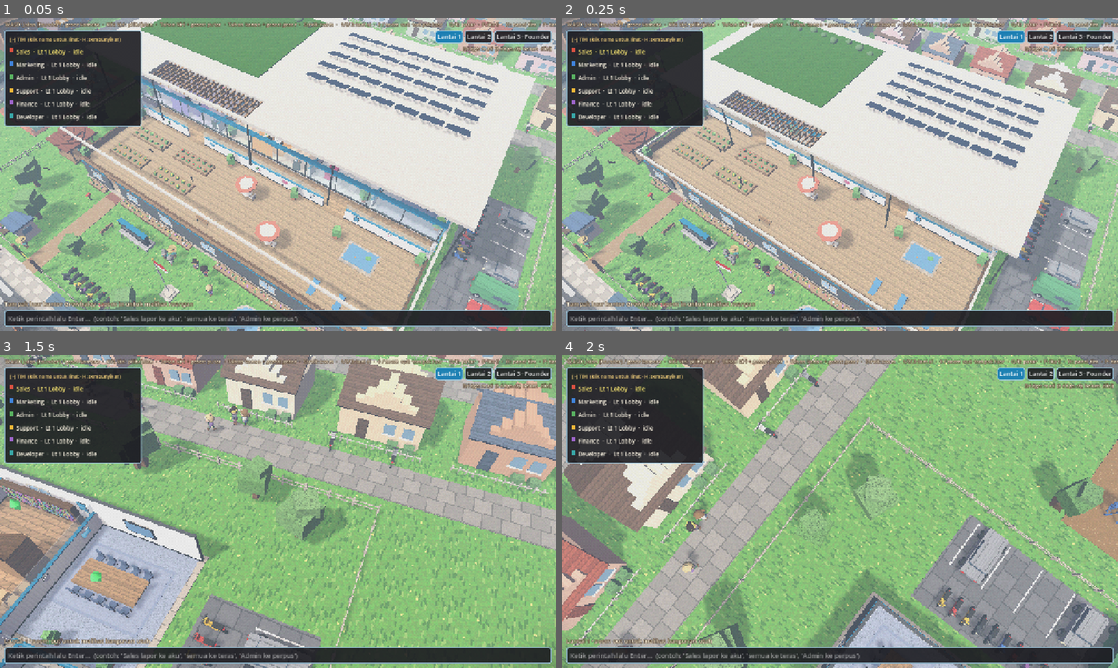
Above: before the commit, frames 1-4 (two rows, left to right).
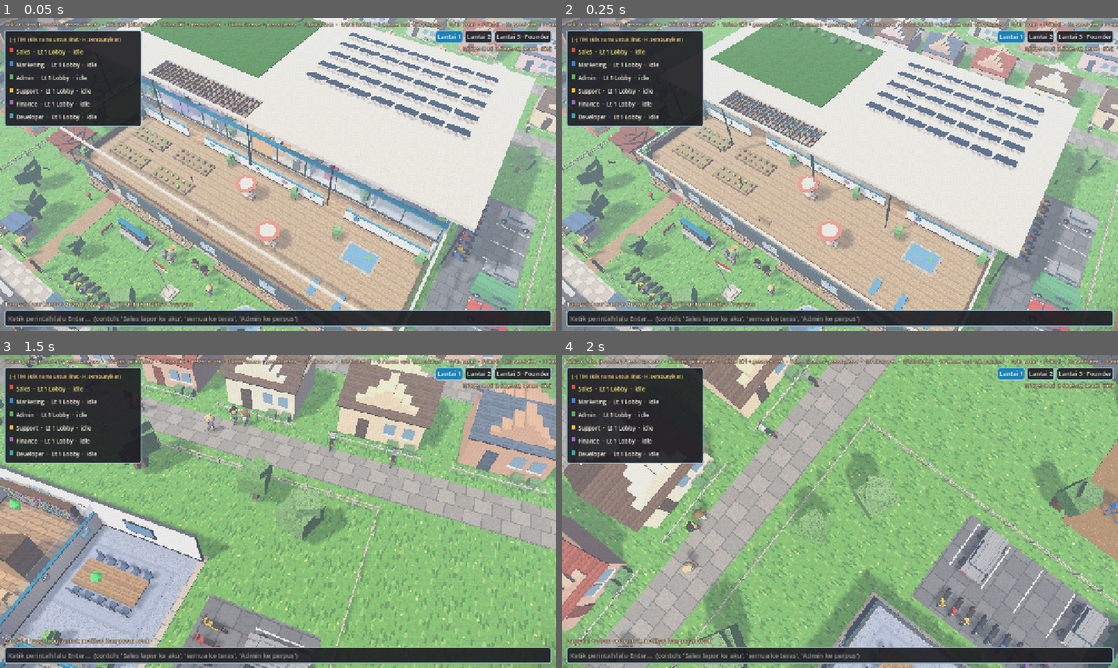
Above: after the commit, the same moments.

Repository: growhaleystudio-create/virtual-office
Game: Godot game, scene res://main.tscn
Two runs of this game, one before a commit and one after it. Both use one fixed random seed, a clock stepped at 60 frames per second and the inputs below.
Inputs (mouse positions are in pixels of both pictures, inside the frame that each line leads up to):
- Up to frame 1 (0.05 s): no input
- Up to frame 2 (0.25 s): no input
- Up to frame 3 (1.5 s): tap Enter at 0.5, 0.6 s; move the mouse to (400, 495) at 0.52 s; hold Right 0.53-1.25 s; click (400, 495) at 0.67 s; drag from (166, 527) to (250, 574) at 1.27 s
- Up to frame 4 (2 s): no input

The runs differ from the first frame. In frame 1, less than 0.1% of the frame differs, in the area x 31-69%, y 15-56%; in frame 2, nothing differs; in frame 3, less than 0.1%; in frame 4, nothing differs.

Commit message:
Tamu: sembunyikan kontrol khusus founder (Perintah, Video Meeting, input chat, lantai terkunci) & Sales Sawit hanya untuk pemilik bot; pilihan gender karakter tamu (sinkron multiplayer); Angga & founder lain pakai gaya rambut sesuai gender; Lt3 koridor dilebarkan agar tangga tidak menabrak dinding; lukisan lobby tidak menimpa jendela
Co-Authored-By: Claude Opus 5.5 <noreply@anthropic.com>

Diff:
--- a/agent.gd
+++ b/agent.gd
@@ -110,10 +110,25 @@
 	return Time.get_ticks_msec() / 1000.0
 
 
-func setup(p_name: String, shirt: Color, hair: Color) -> void:
+## Gaya rambut per gender: cowok = jabrik, topi jerami, bandana, pendek rapi;
+## cewek = kuncir kuda, sanggul, kuncir dua, panjang terurai.
+const STYLES_M := [6, 1, 5, 3]
+const STYLES_F := [7, 0, 2, 4]
+
+
+## Pilih gaya rambut untuk gender "m" / "f" (n = angka acak/urutan); selain itu -1 (bebas).
+static func style_for(gender: String, n: int) -> int:
+	if gender == "m":
+		return STYLES_M[absi(n) % STYLES_M.size()]
+	if gender == "f":
+		return STYLES_F[absi(n) % STYLES_F.size()]
+	return -1
+
+
+func setup(p_name: String, shirt: Color, hair: Color, look := -1) -> void:
 	agent_name = p_name
 	shirt_color = shirt
-	var style := _count % 6
+	var style := look if look >= 0 else _count % 6
 	_count += 1
 	Look.snap = true
 	_rig = Node3D.new()
@@ -122,7 +137,7 @@
 
 	var skin := Color(1.0, 0.84, 0.70)
 	var pants: Color = [Color(0.32, 0.42, 0.62), Color(0.45, 0.32, 0.22), Color(0.30, 0.45, 0.32),
-		Color(0.55, 0.40, 0.30), Color(0.28, 0.36, 0.55), Color(0.50, 0.30, 0.38)][style]
+		Color(0.55, 0.40, 0.30), Color(0.28, 0.36, 0.55), Color(0.50, 0.30, 0.38)][style % 6]
 	var boots := Color(0.42, 0.26, 0.16)
 
 	# badan: kaos + celana/overall pendek
@@ -220,6 +235,14 @@
 		5:  # bandana
 			var band := make_cyl(_head, Vector3(0, 0.2, -0.02), 0.47, 0.12, Color(0.95, 0.85, 0.30), "cloth", 12)
 			band.rotation.x = -0.28
+		6:  # pendek rapi, belah samping (cowok)
+			var sw := make_ball(_head, Vector3(0.12, 0.36, 0.2), 0.2, hair, Vector3(1.5, 0.6, 1.0), "carpet")
+			sw.rotation.z = -0.35
+			make_ball(_head, Vector3(-0.2, 0.33, 0.12), 0.15, hair, Vector3(1.2, 0.7, 1.2), "carpet")
+		7:  # panjang terurai sampai bahu (cewek)
+			make_ball(_head, Vector3(0, -0.3, -0.2), 0.4, hair, Vector3(1.12, 1.25, 0.75), "carpet")
+			for sx in [-1.0, 1.0]:
+				make_ball(_head, Vector3(0.4 * sx, -0.3, 0.02), 0.13, hair, Vector3(0.8, 2.2, 0.9), "carpet")
 
 
 func _limb(pivot_pos: Vector3, radius: float, length: float, color: Color) -> Node3D:
--- a/main.gd
+++ b/main.gd
@@ -67,6 +67,8 @@
 	["Angga", "Web Developer", "angga", Color(0.13, 0.60, 0.60)],
 	["Luthfi", "AI Experience Designer", "luthfi", Color(0.20, 0.30, 0.55)],
 ]
+# gaya rambut tiap founder (lihat Agent._build_hair): cowok 1/3/5/6, cewek 0/2/4/7
+const FOUNDER_LOOK := {"alvin": 1, "dianita": 0, "intan": 2, "ahay": 3, "angga": 6, "luthfi": 5}
 
 var grids: Array[AStarGrid2D] = []
 var floors: Array[Node3D] = []
@@ -609,6 +611,11 @@
 
 
 func _painting(pos: Vector3, along_x: bool, col: Color) -> void:
+	if not along_x and pos.x < -W / 2.0 + 0.5:
+		var wk := "%d:W" % cf
+		if not _windows.has(wk):
+			_windows[wk] = []
+		_windows[wk].append([pos.z + H / 2.0, 1.0])
 	var fs := Vector3(1.0, 0.8, 0.06) if along_x else Vector3(0.06, 0.8, 1.0)
 	var ps := Vector3(0.84, 0.64, 0.08) if along_x else Vector3(0.08, 0.64, 0.84)
 	_box(pos, fs, Color(0.85, 0.65, 0.3), "planks", 2.0)
@@ -959,7 +966,7 @@
 	_plant(11, 19)
 	_plant(11, 29)
 	_plant(1, 29)
-	_painting(Vector3(-W / 2.0 + 0.05, 1.7, 26 - H / 2.0), false, Color(0.85, 0.6, 0.35))
+	_painting(Vector3(-W / 2.0 + 0.05, 1.7, 25.25 - H / 2.0), false, Color(0.85, 0.6, 0.35))
 	_lamp(Vector2i(5, 23), Color(1, 0.9, 0.75), 1.0, 10.0)
 
 
@@ -1086,7 +1093,7 @@
 	_cyl(gl + Vector3(0, 1.25, -0.1), 0.25, 0.5, Color(0.45, 0.65, 0.85), "carpet")
 	var clock := _cyl(Vector3(9 - W / 2.0, 2.4, -H / 2.0 + 0.08), 0.32, 0.06, Color(0.98, 0.96, 0.9))
 	clock.rotation.x = PI / 2
-	_painting(Vector3(-W / 2.0 + 0.05, 1.7, 5 - H / 2.0), false, Color(0.55, 0.75, 0.45))
+	_painting(Vector3(-W / 2.0 + 0.05, 1.7, 6.5 - H / 2.0), false, Color(0.55, 0.75, 0.45))
 	# sofa & meja tamu
 	_solid(0, 8, 1, 4)
 	_sofa(_rect_center(0, 8, 1, 4), 4.0, PI / 2, BRAND_INK.lightened(0.15))
@@ -1535,7 +1542,7 @@
 	# area tak terpakai (teras di bawah) ditandai solid supaya tidak bisa dipilih
 	_solid(0, D, W, H - D)
 	_solid(STAIR_X0, STAIR2_Z, STAIR_X1 - STAIR_X0, 2)  # lubang tangga
-	_floor_finish(0, 8, 28, 2, Color(0.90, 0.91, 0.92), "tiles", 0.5)
+	_floor_finish(0, 8, 28, 3, Color(0.90, 0.91, 0.92), "tiles", 0.5)
 	_floor_finish(34, 0, 2, D, Color(0.90, 0.91, 0.92), "tiles", 0.5)
 	_floor_finish(29, 0, 5, STAIR2_Z, Color(0.90, 0.91, 0.92), "tiles", 0.5)
 	_floor_finish(29, STAIR2_Z + 2, 5, D - STAIR2_Z - 2, Color(0.90, 0.91, 0.92), "tiles", 0.5)
@@ -1563,17 +1570,17 @@
 
 	# dinding ruangan (kaca di atas setengah dinding, khas ruang eksekutif)
 	_hwall(0, 27, 7, [[6, 7], [20, 21]], true)
-	_hwall(0, 27, 10, [[6, 7], [20, 21]], true)
+	_hwall(0, 27, 11, [[6, 7], [20, 21]], true)
 	_vwall(14, 0, 6, [], true)
-	_vwall(14, 11, 17, [], true)
+	_vwall(14, 12, 17, [], true)
 	_vwall(28, 0, 6, [], true)
-	_vwall(28, 11, 17, [], true)
+	_vwall(28, 12, 17, [], true)
 	_vwall(36, 0, 17, [[3, 4], [12, 13]], true)
 	_hwall(37, 43, 8, [], true)
 
 	# 6 ruang founder
-	var rects := [Rect2i(0, 0, 14, 7), Rect2i(15, 0, 13, 7), Rect2i(0, 11, 14, 7),
-		Rect2i(15, 11, 13, 7), Rect2i(37, 0, 7, 8), Rect2i(37, 9, 7, 9)]
+	var rects := [Rect2i(0, 0, 14, 7), Rect2i(15, 0, 13, 7), Rect2i(0, 12, 14, 6),
+		Rect2i(15, 12, 13, 6), Rect2i(37, 0, 7, 8), Rect2i(37, 9, 7, 9)]
 	var doors := [Vector2i(0, 1), Vector2i(0, 1), Vector2i(0, -1), Vector2i(0, -1), Vector2i(-1, 0), Vector2i(-1, 0)]
 	for i in FOUNDERS.size():
 		_founder_room(FOUNDERS[i], rects[i], doors[i])
@@ -1827,7 +1834,7 @@
 	for info in FOUNDERS:
 		var seat: Dictionary = founder_seats[info[2]]
 		var fa := Agent.new()
-		fa.setup(info[0], info[3], hairs[i % hairs.size()])
+		fa.setup(info[0], info[3], hairs[i % hairs.size()], FOUNDER_LOOK.get(info[2], -1))
 		fa.title = info[1]
 		var y_: float = seat["yaw"]
 		fa.position = cell_to_world(seat["cell"], 2) + Vector3(sin(y_), 0, cos(y_)) * 0.2
@@ -2898,7 +2905,12 @@
 						row += "?" if not grids[gf].is_in_boundsv(gc) else ("#" if grids[gf].is_point_solid(gc) else ("L" if gc in [LANDING[0], LANDING[1], Vector2i(STAIR_X1, STAIR2_Z), Vector2i(STAIR_X0 - 1, STAIR2_Z)] else "."))
 					print("z%02d %s" % [gz, row])
 			elif c.begins_with("guest "):
-				set_guest(JSON.stringify({"id": "test1234", "name": c.trim_prefix("guest ")}))
+				var gn := c.trim_prefix("guest ")
+				var gg := ""
+				if gn.length() > 2 and gn[1] == " " and gn[0] in ["m", "f"]:
+					gg = gn[0]
+					gn = gn.substr(2)
+				set_guest(JSON.stringify({"id": "test1234", "name": gn, "g": gg}))
 			elif c.begins_with("where"):
 				print("me:", me.position if me else "-", " room:", room_of(me) if me else "-", " status:", me.status if me else "-")
 			elif c.begins_with("chat "):
@@ -2925,7 +2937,7 @@
 		return
 	var win := JavaScriptBridge.get_interface("window")
 	if win and win.ovNetSend:
-		win.ovNetSend(JSON.stringify({"k": me_key, "n": me.agent_name, "s": me.net_state()}))
+		win.ovNetSend(JSON.stringify({"k": me_key, "n": me.agent_name, "g": me.get_meta("gender", ""), "s": me.net_state()}))
 
 
 func _on_founder_move(a: Agent) -> void:
@@ -2941,7 +2953,7 @@
 	if k == me_key or not (m.get("s") is Dictionary):
 		return
 	if k.begins_with("g:"):
-		var g := _guest_npc(k, str(m.get("n", "Tamu")))
+		var g := _guest_npc(k, str(m.get("n", "Tamu")), str(m.get("g", "")))
 		if g:
 			g.apply_net_state(m["s"])
 		return
@@ -2968,13 +2980,13 @@
 		if founder_npcs.has(k):
 			now[k] = true
 		elif k.begins_with("g:"):
-			guests_now[k] = str(e.get("n", "Tamu"))
+			guests_now[k] = [str(e.get("n", "Tamu")), str(e.get("g", ""))]
 	for k in guest_npcs.keys():
 		if not guests_now.has(k):
 			guest_npcs[k].queue_free()
 			guest_npcs.erase(k)
 	for k in guests_now:
-		_guest_npc(k, guests_now[k])
+		_guest_npc(k, guests_now[k][0], guests_now[k][1])
 	for k in net_online.keys():
 		if not now.has(k):
 			net_online.erase(k)
@@ -3169,11 +3181,12 @@
 
 # ---------- karakter tamu ----------
 
-func _make_guest(name_: String, seed_: String) -> Agent:
+func _make_guest(name_: String, seed_: String, gender := "") -> Agent:
 	var h := absi(seed_.hash())
 	var hairs := [Color(0.12, 0.09, 0.07), Color(0.35, 0.20, 0.10), Color(0.72, 0.55, 0.28), Color(0.20, 0.12, 0.08), Color(0.55, 0.25, 0.15)]
 	var g := Agent.new()
-	g.setup(name_, Color.from_hsv(float(h % 360) / 360.0, 0.5, 0.88), hairs[(h / 360) % hairs.size()])
+	g.setup(name_, Color.from_hsv(float(h % 360) / 360.0, 0.5, 0.88), hairs[(h / 360) % hairs.size()], Agent.style_for(gender, h / 7))
+	g.set_meta("gender", gender)
 	g.title = "Tamu"
 	g.think = 1e9
 	add_child(g)
@@ -3192,12 +3205,24 @@
 
 
 ## Tamu lain (dibuat saat pertama terlihat di presence / pesan posisi).
-func _guest_npc(k: String, name_: String) -> Agent:
+func _guest_npc(k: String, name_: String, gender := "") -> Agent:
+	gender = gender if gender in ["m", "f"] else ""
 	if guest_npcs.has(k):
-		return guest_npcs[k]
+		var old: Agent = guest_npcs[k]
+		if gender == "" or old.get_meta("gender", "") == gender:
+			return old
+		# gender baru diketahui / berubah: bangun ulang karakternya di posisi yang sama
+		var st := old.net_state()
+		old.queue_free()
+		guest_npcs.erase(k)
+		var ng := _guest_npc(k, name_, gender)
+		if ng:
+			ng.position = old.position
+			ng.apply_net_state(st)
+		return ng
 	if guest_npcs.size() >= GUEST_MAX:
 		return null
-	var g := _make_guest(name_.strip_edges().left(20), k)
+	var g := _make_guest(name_.strip_edges().left(20), k, gender)
 	var bob := Agent.make_plumbob(g, 0.32, Color(0.85, 0.27, 0.5))
 	bob.position.y = 2.35
 	g.plumbob = bob
@@ -3219,7 +3244,7 @@
 	var name_ := str(m.get("name", "Tamu")).strip_edges().left(20)
 	if name_ == "":
 		name_ = "Tamu"
-	me = _make_guest(name_, "g:" + str(m["id"]))
+	me = _make_guest(name_, "g:" + str(m["id"]), str(m.get("g", "")))
 	me_key = "g:" + str(m["id"])
 	_on_stairs = false
 	me_is_guest = true
